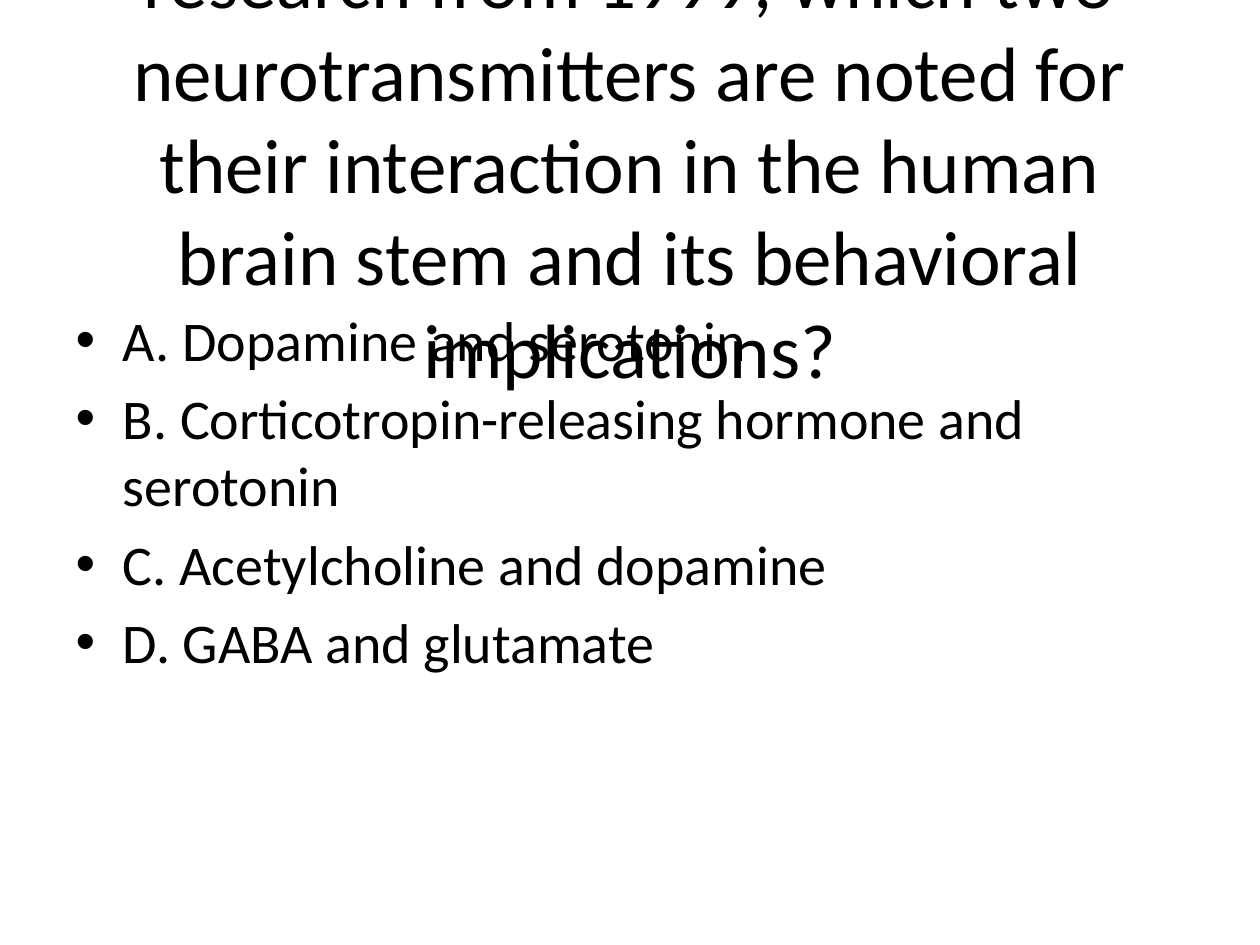
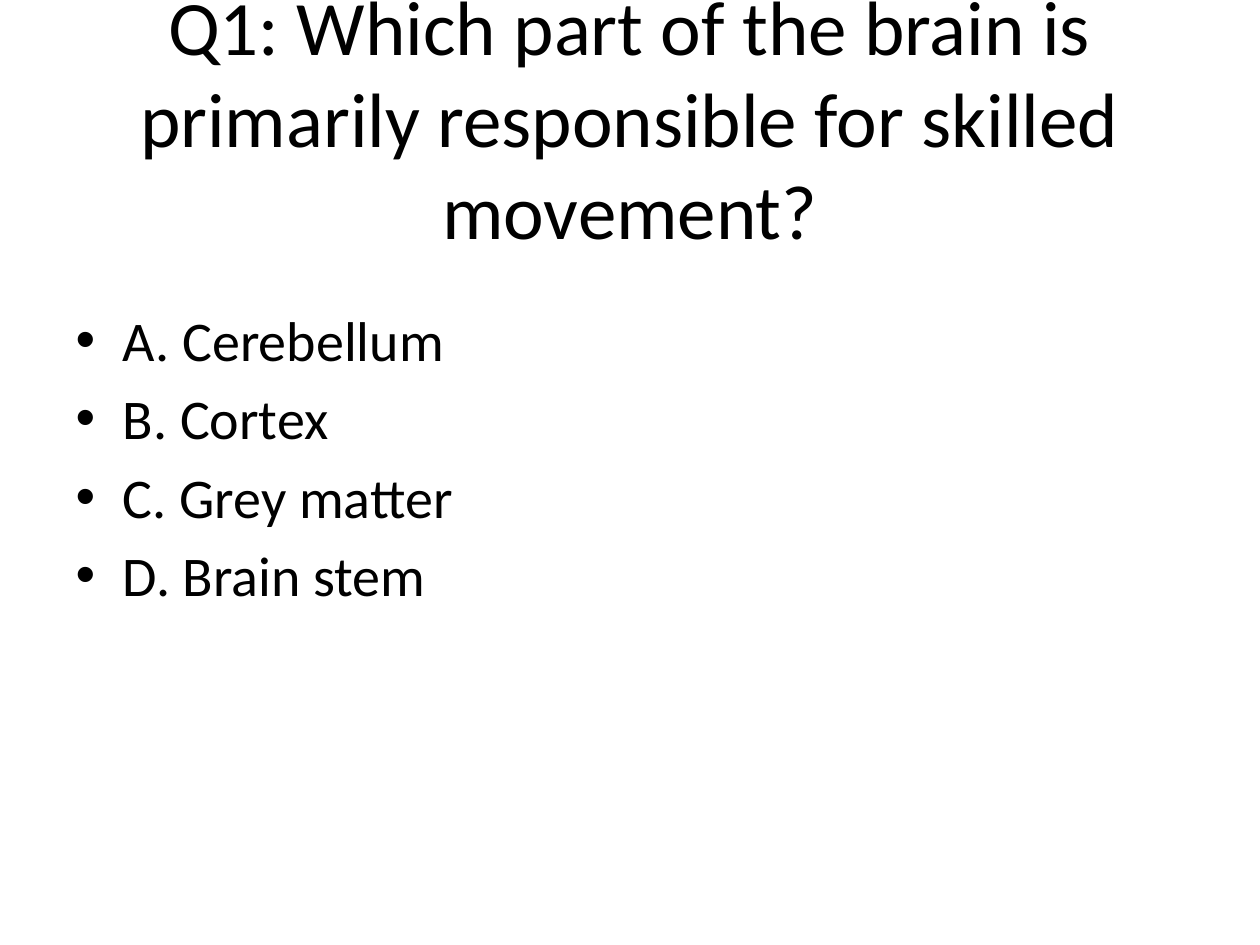
Before and after one commit to possibly-nrs-14/rag-sme, a slide deck: slide 2 of exports/quiz.pptx. Drawn at 1260x945 pixels with LibreOffice and Linux fonts; fonts in the diff are those of the drawing. Boxes give left, top, right and bottom in pixels: in the first picture for what was removed or moved away, otherwise in the second. Text is boxed around its words. In the diff, an @@ line names an element or a change of style, - is before the commit and + after.

```diff
--- a/exports/quiz.pptx
+++ b/exports/quiz.pptx
@@ title at (140, 1, 1118, 240): text changed @@
-Q1: In the context of neuroscience research from 1999, which two neurotransmitters are noted for their interaction in the human brain stem and its behavioral implications?
+Q1: Which part of the brain is primarily responsible for skilled movement?
@@ text at (123, 322, 452, 597): text changed @@
-• A. Dopamine and serotonin
-• B. Corticotropin-releasing hormone and serotonin
-• C. Acetylcholine and dopamine
-• D. GABA and glutamate
+• A. Cerebellum
+• B. Cortex
+• C. Grey matter
+• D. Brain stem
```
Also in this commit, not shown: 3 other slides changed, 2 slides added, 4 slides removed, 9 other files.
